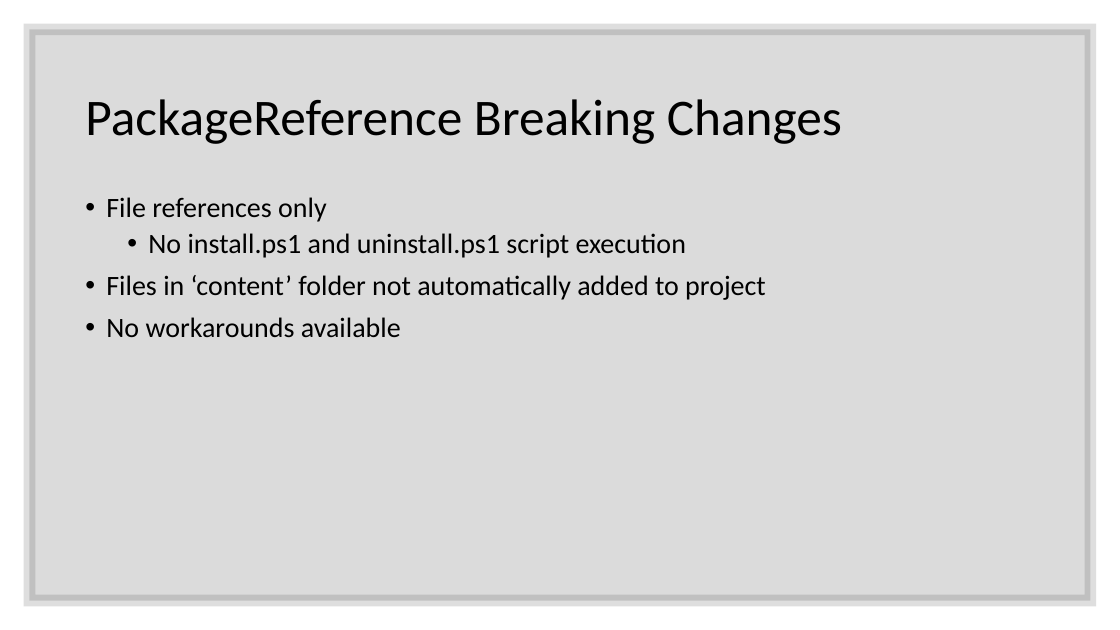
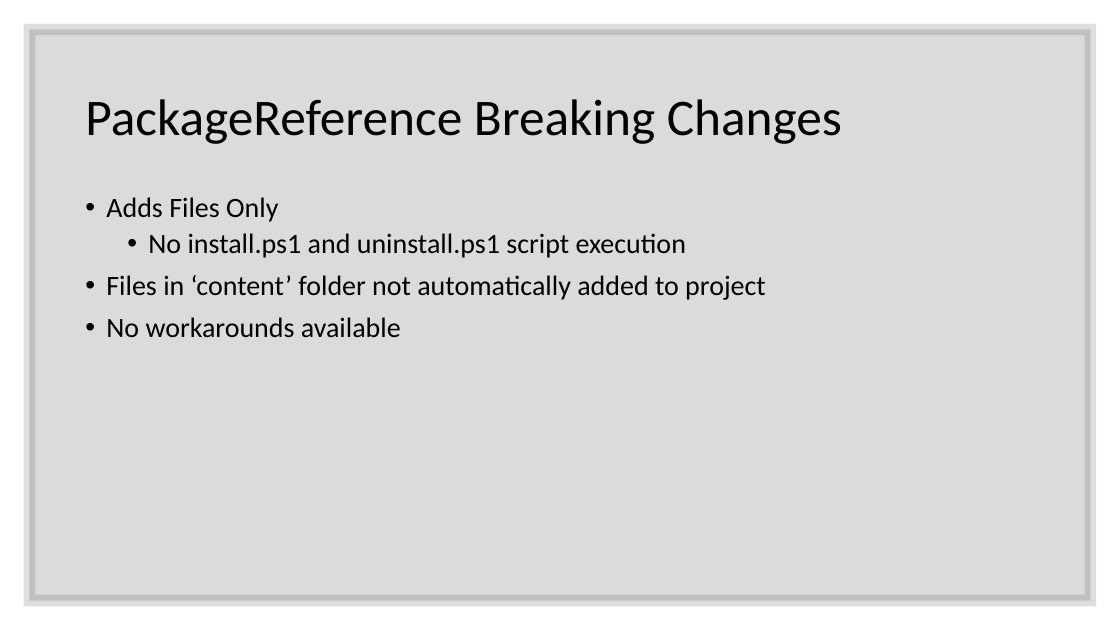
Before and after one commit to ProgrammerAL/Presentations-2019, a slide deck: slide 9 of 01-10 - ONETUG - Working with NuGet Packages/Presentation.pptx (slide 10 before the commit). Drawn at 1120x630 pixels with LibreOffice and Linux fonts; fonts in the diff are those of the drawing. Boxes give left, top, right and bottom in pixels: in the first picture for what was removed or moved away, otherwise in the second. Text is boxed around its words. In the diff, an @@ line names an element or a change of style, - is before the commit and + after.

```diff
--- a/01-10 - ONETUG - Working with NuGet Packages/Presentation.pptx
+++ b/01-10 - ONETUG - Working with NuGet Packages/Presentation.pptx
@@ text at [106,197,278,222]: text changed @@
-• File references only
+• Adds Files Only
```
Also in this commit, not shown: 3 other slides changed, 2 slides added, 2 slides removed, 8 other files.
